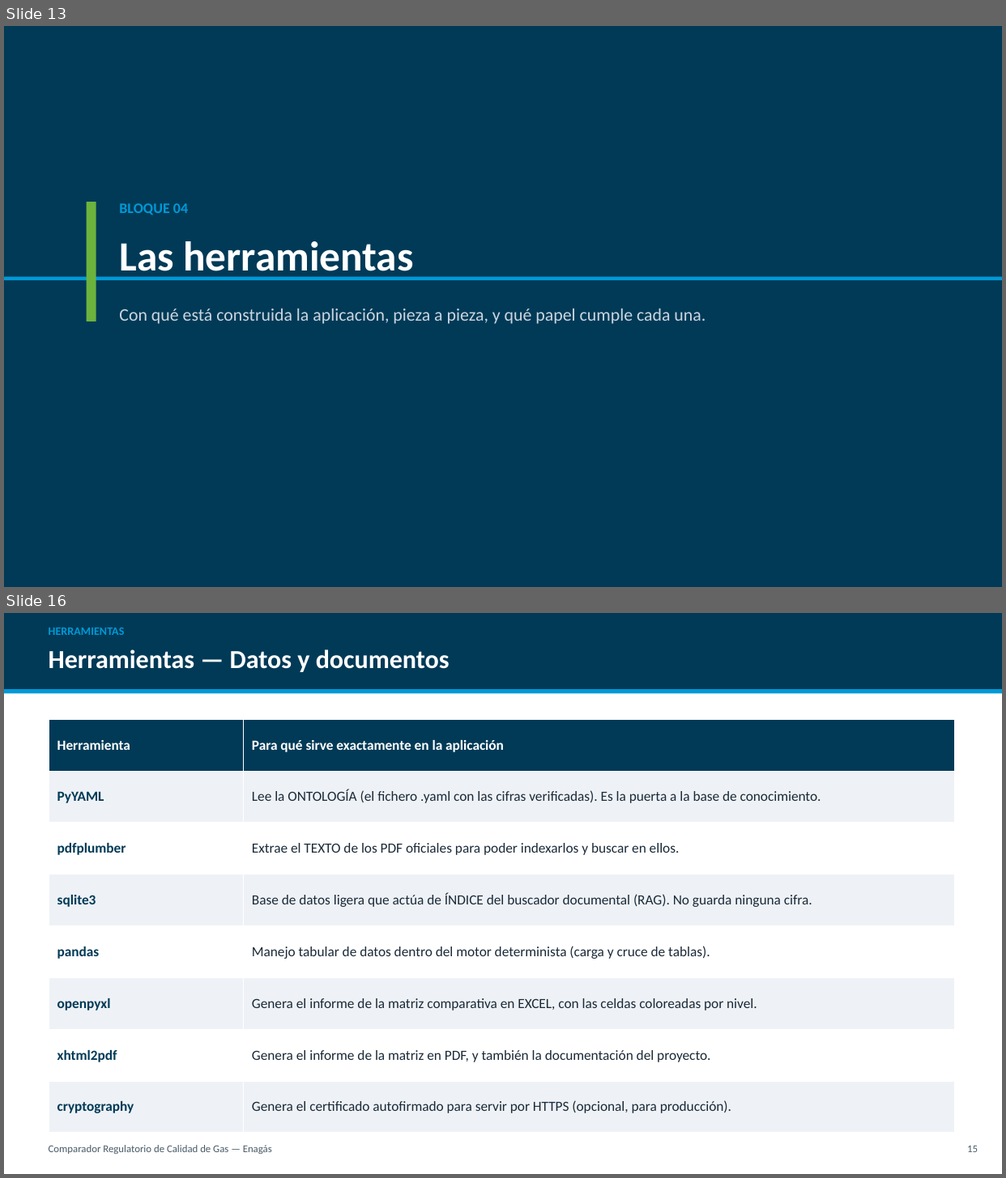
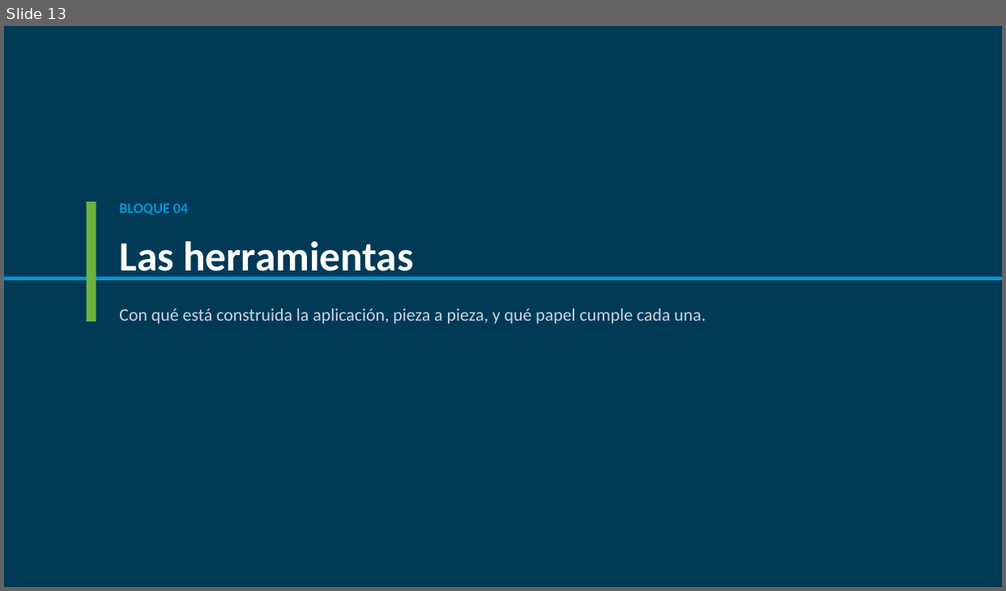
Before and after one commit to CarlosOlivaZurdo/ENAG-S_G1, a slide deck: docs/Presentacion_Comparador_Gas.pptx. Shown one above the other, each under a label of ours: slides 13 and 16 before the commit, slide 13 after it; the slides between them are not shown. The pictures are 1006x1178 and 1006x591 pixels, drawn with LibreOffice and Linux fonts; fonts in the diff are those of the drawing. Boxes give left, top, right and bottom in pixels: in the first picture for what was removed or moved away, otherwise in the second. Text is boxed around its words. In the diff, an @@ line names an element or a change of style, - is before the commit and + after.

```diff
--- a/docs/Presentacion_Comparador_Gas.pptx
+++ b/docs/Presentacion_Comparador_Gas.pptx
@@ slide 16 removed at (4,613,1002,1174), background #FFFFFF @@
@@ rectangle removed at (4,613,1002,689) @@
@@ text removed at (49,628,125,635) @@
-HERRAMIENTAS
@@ text removed at (49,649,450,672) @@
-Herramientas — Datos y documentos
@@ rectangle removed at (4,689,1002,694) @@
@@ table removed at (49,719,955,1133), 8 rows, 2 columns @@
-Herramienta | Para qué sirve exactamente en la aplicación
-PyYAML | Lee la ONTOLOGÍA (el fichero .yaml con las cifras verificadas). Es la puerta a la base de conocimiento.
-pdfplumber | Extrae el TEXTO de los PDF oficiales para poder indexarlos y buscar en ellos.
-sqlite3 | Base de datos ligera que actúa de ÍNDICE del buscador documental (RAG). No guarda ninguna cifra.
-pandas | Manejo tabular de datos dentro del motor determinista (carga y cruce de tablas).
-openpyxl | Genera el informe de la matriz comparativa en EXCEL, con las celdas coloreadas por nivel.
-xhtml2pdf | Genera el informe de la matriz en PDF, y también la documentación del proyecto.
-cryptography | Genera el certificado autofirmado para servir por HTTPS (opcional, para producción).
@@ text removed at (49,1145,272,1154) @@
-Comparador Regulatorio de Calidad de Gas — Enagás
@@ text removed at (967,1145,978,1152) @@
-15
```
Also in this commit, not shown: 8 slides changed, 2 other slides removed, 1 other file.
